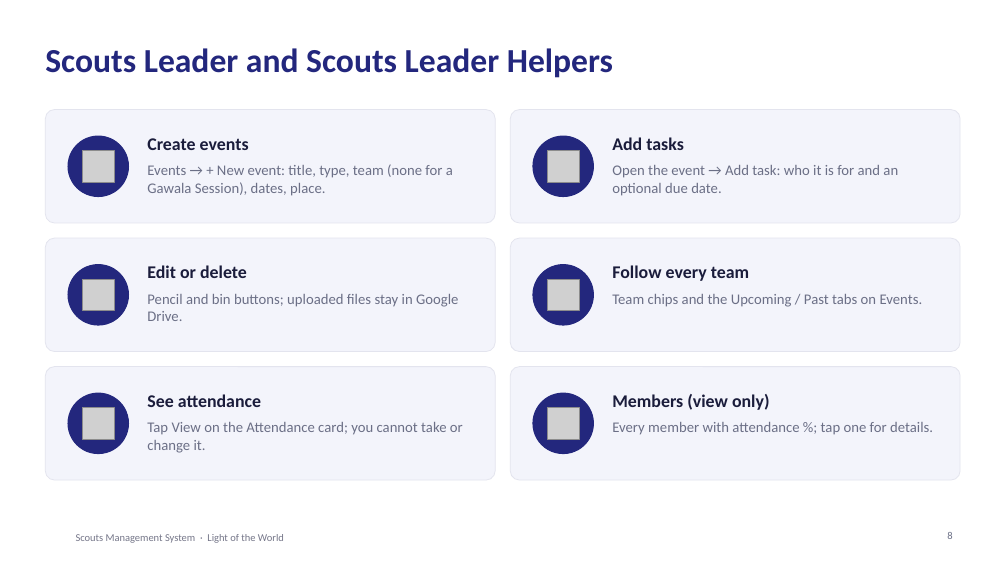
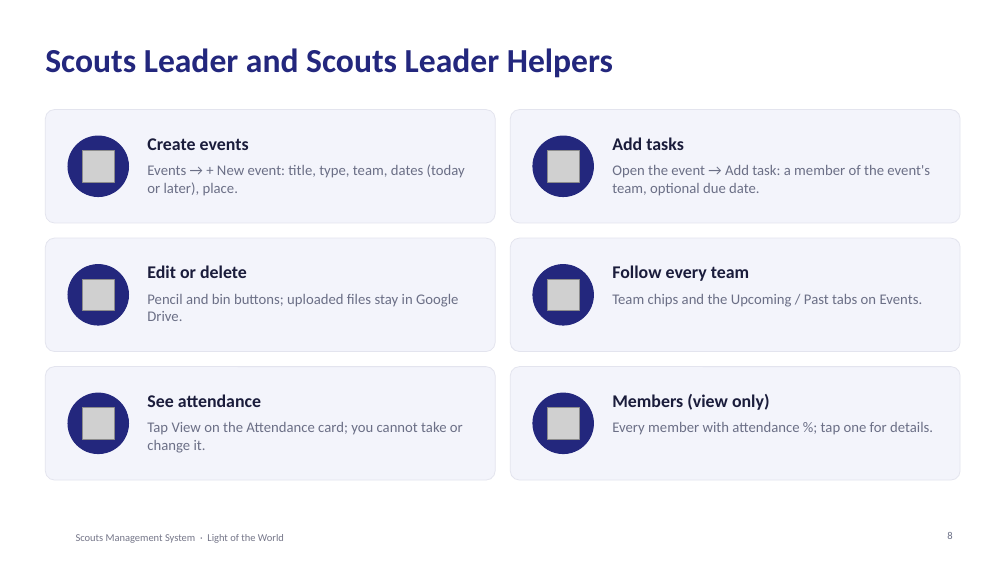
Before and after one commit to SamuelAtef123/Scouts-Management-System-Web-App, a slide deck: slide 8 of docs/Scouts-Project-Presentation.pptx. Drawn at 1008x567 pixels with LibreOffice and Linux fonts; fonts in the diff are those of the drawing; grey boxes stand for pictures; background and template pictures are left out. Boxes give left, top, right and bottom in pixels: in the first picture for what was removed or moved away, otherwise in the second. Text is boxed around its words. In the diff, an @@ line names an element or a change of style, - is before the commit and + after.

Commit message:
Events cannot start in the past; tasks only for the event's team; sign-in opens Home
- A new event, or a changed start date, cannot be in the past (server and form)
- Tasks can only be assigned to members of the event's team, for every role;
  whole-group events can be assigned to any member
- Signing in always lands on the Home page
- README, report and presentation updated

```diff
--- a/docs/Scouts-Project-Presentation.pptx
+++ b/docs/Scouts-Project-Presentation.pptx
@@ text at [147,164,465,195]: text changed @@
-Events → + New event: title, type, team (none for a Gawala Session), dates, place.
+Events → + New event: title, type, team, dates (today or later), place.
@@ text at [612,165,930,196]: text changed @@
-Open the event → Add task: who it is for and an optional due date.
+Open the event → Add task: a member of the event's team, optional due date.
```
Also in this commit, not shown: 9 other files.
